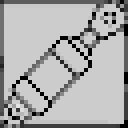
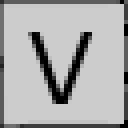
Layers edited between the first and the second 128px x 128px image:
added layer "V #1" above "V" over [left=28, top=32, right=96, bottom=104]
painted on "Pasted Layer" over [left=0, top=0, right=128, bottom=128]
